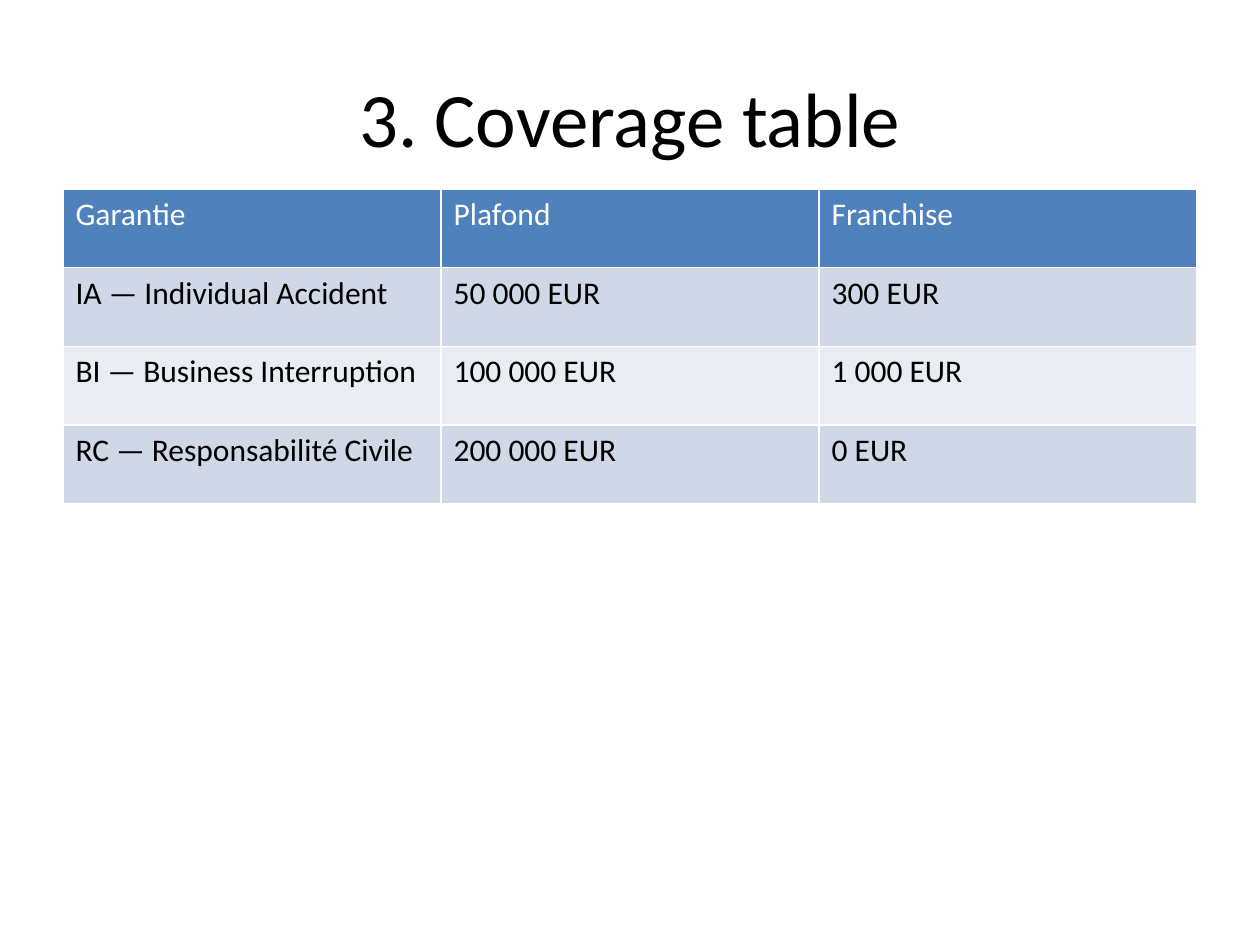
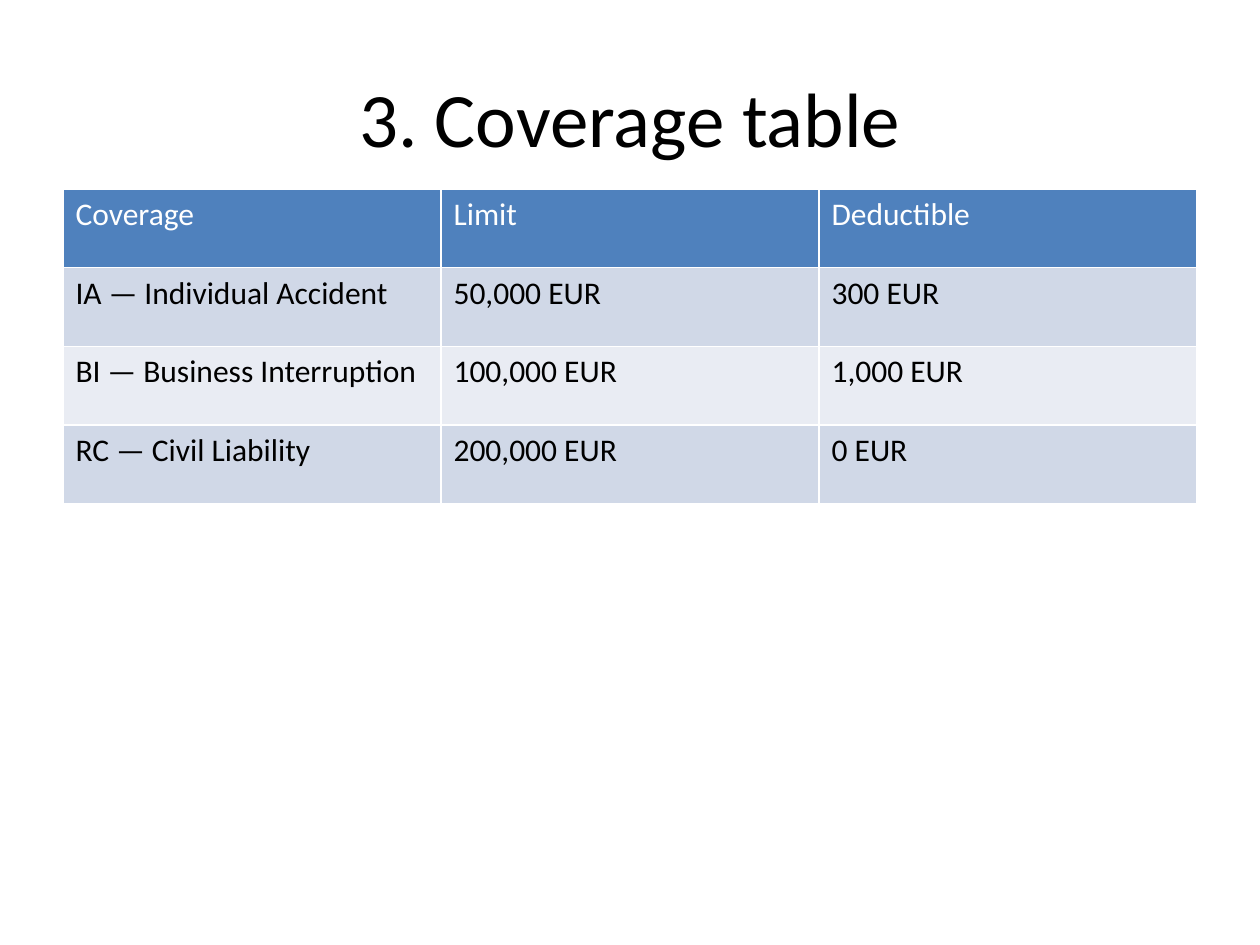
Before and after one commit to kezhan/doc_intelligence, a slide deck: slide 4 of notebooks/_outputs/pptx_translation/contrat_assurance_EN_js.pptx. Drawn at 1260x945 pixels with LibreOffice and Linux fonts; fonts in the diff are those of the drawing. Boxes give left, top, right and bottom in pixels: in the first picture for what was removed or moved away, otherwise in the second. Text is boxed around its words. In the diff, an @@ line names an element or a change of style, - is before the commit and + after.

```diff
--- a/notebooks/_outputs/pptx_translation/contrat_assurance_EN_js.pptx
+++ b/notebooks/_outputs/pptx_translation/contrat_assurance_EN_js.pptx
@@ table at (63, 189, 1197, 504) @@
-row 1: Garantie | Plafond | Franchise
+row 1: Coverage | Limit | Deductible
-row 2, column 2: 50 000 EUR
+row 2, column 2: 50,000 EUR
-row 3, column 2: 100 000 EUR
+row 3, column 2: 100,000 EUR
-row 3, column 3: 1 000 EUR
+row 3, column 3: 1,000 EUR
-row 4, column 1: RC — Responsabilité Civile
+row 4, column 1: RC — Civil Liability
-row 4, column 2: 200 000 EUR
+row 4, column 2: 200,000 EUR
```
Also in this commit, not shown: 4 other files.
